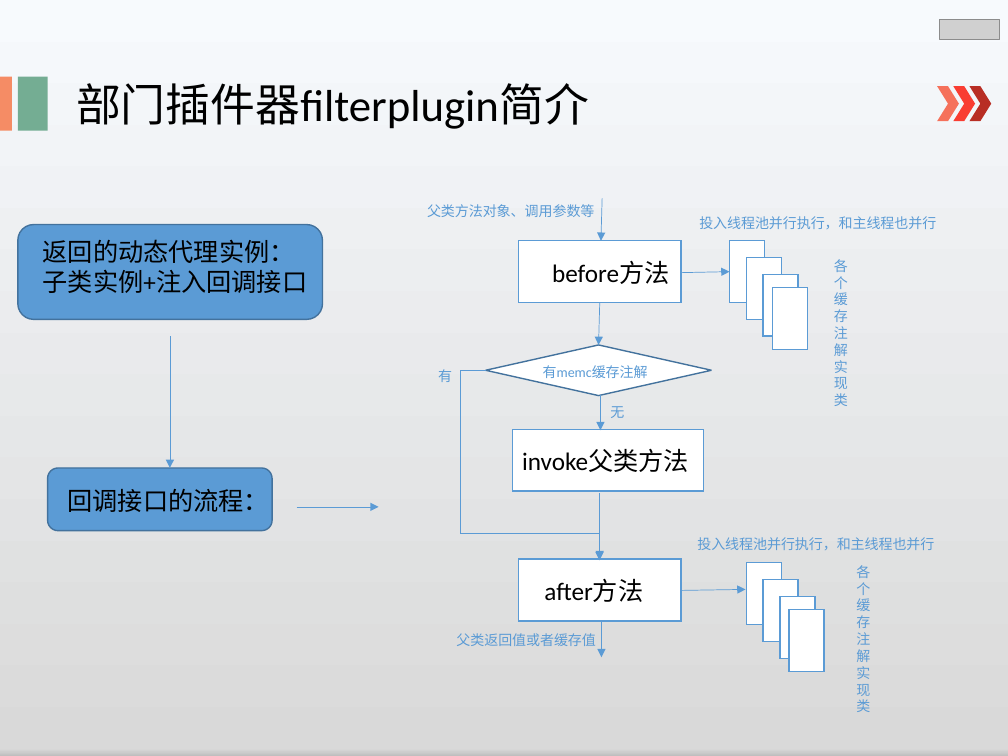
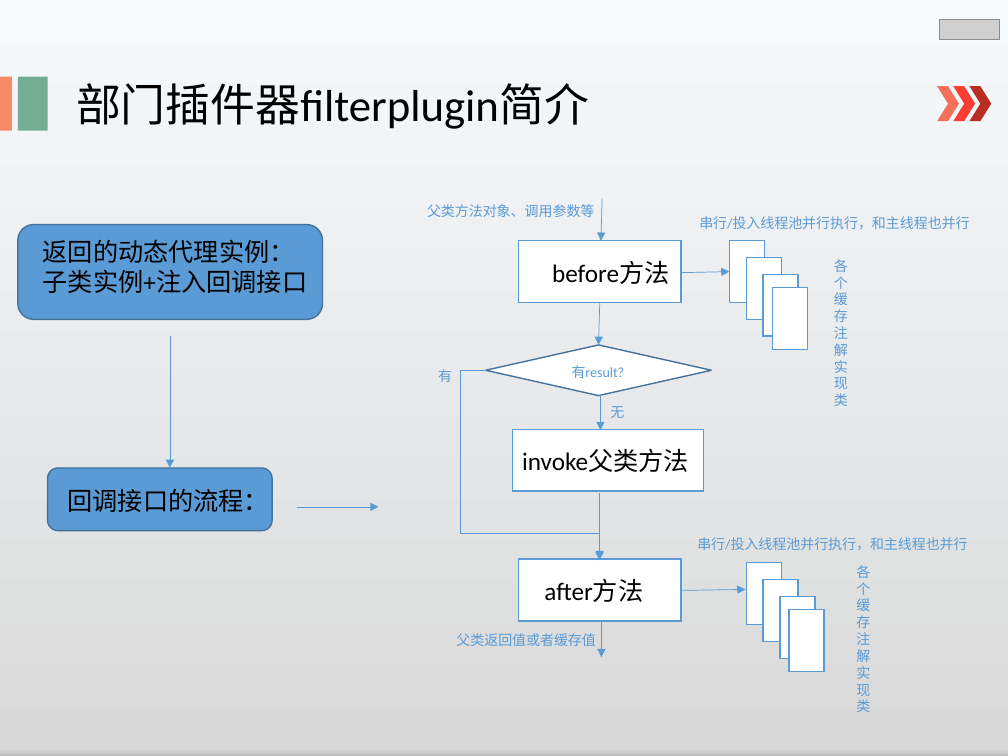
Before and after one commit to lspgithublxh/document, a slide deck: slide 27 of 业务文档跟踪/述职/shuzhi.pptx (slide 26 before the commit). Drawn at 1008x756 pixels with LibreOffice and Linux fonts; fonts in the diff are those of the drawing; grey boxes stand for pictures. Boxes give left, top, right and bottom in pixels: in the first picture for what was removed or moved away, otherwise in the second. Text is boxed around its words. In the diff, an @@ line names an element or a change of style, - is before the commit and + after.

Commit message:
ti

```diff
--- a/业务文档跟踪/述职/shuzhi.pptx
+++ b/业务文档跟踪/述职/shuzhi.pptx
@@ text at (699, 216, 969, 229): text changed @@
-投入线程池并行执行，和主线程也并行
+串行/投入线程池并行执行，和主线程也并行
@@ text at (572, 365, 625, 378): text changed @@
-有memc缓存注解
+有result?
@@ text at (697, 537, 967, 550): text changed @@
-投入线程池并行执行，和主线程也并行
+串行/投入线程池并行执行，和主线程也并行
```
Also in this commit, not shown: 7 other slides changed, 1 slide added.
